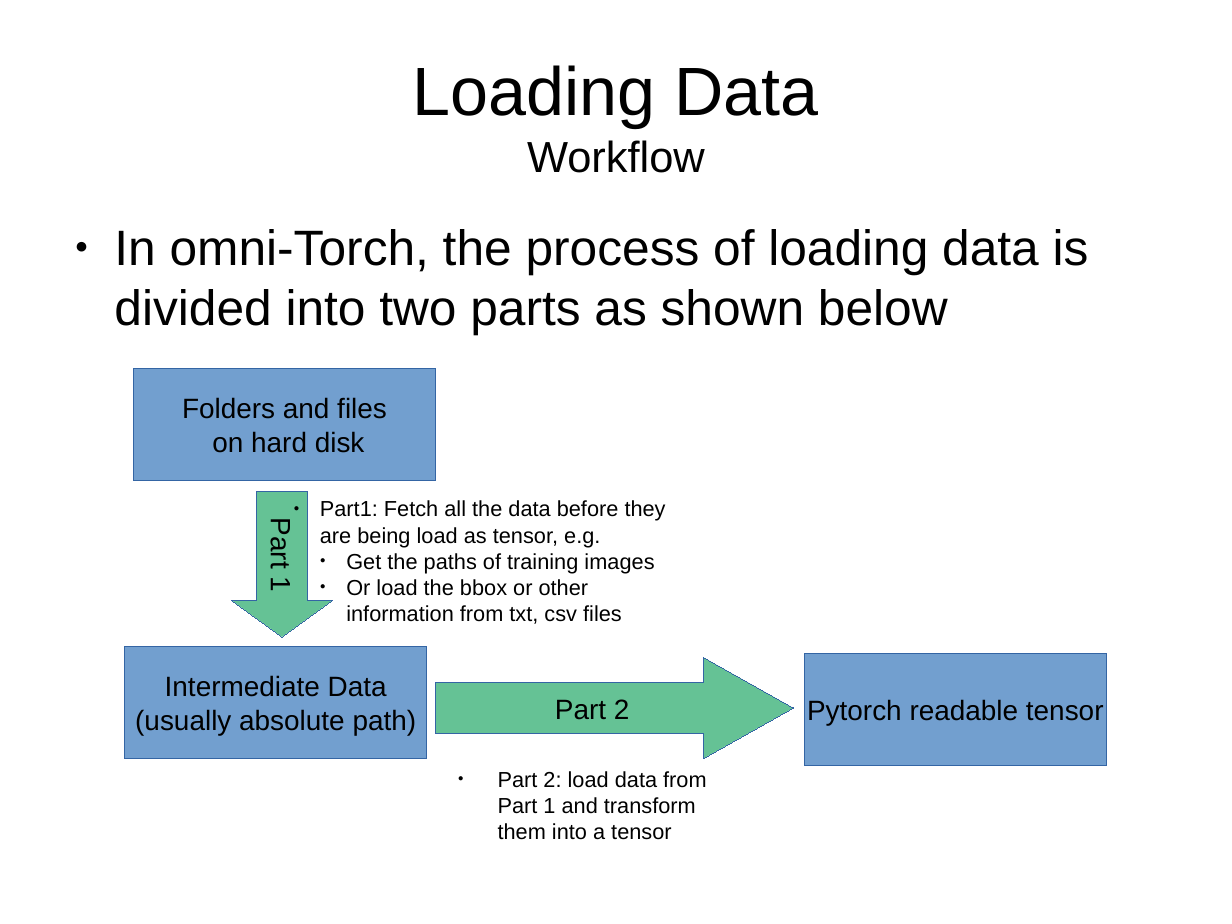
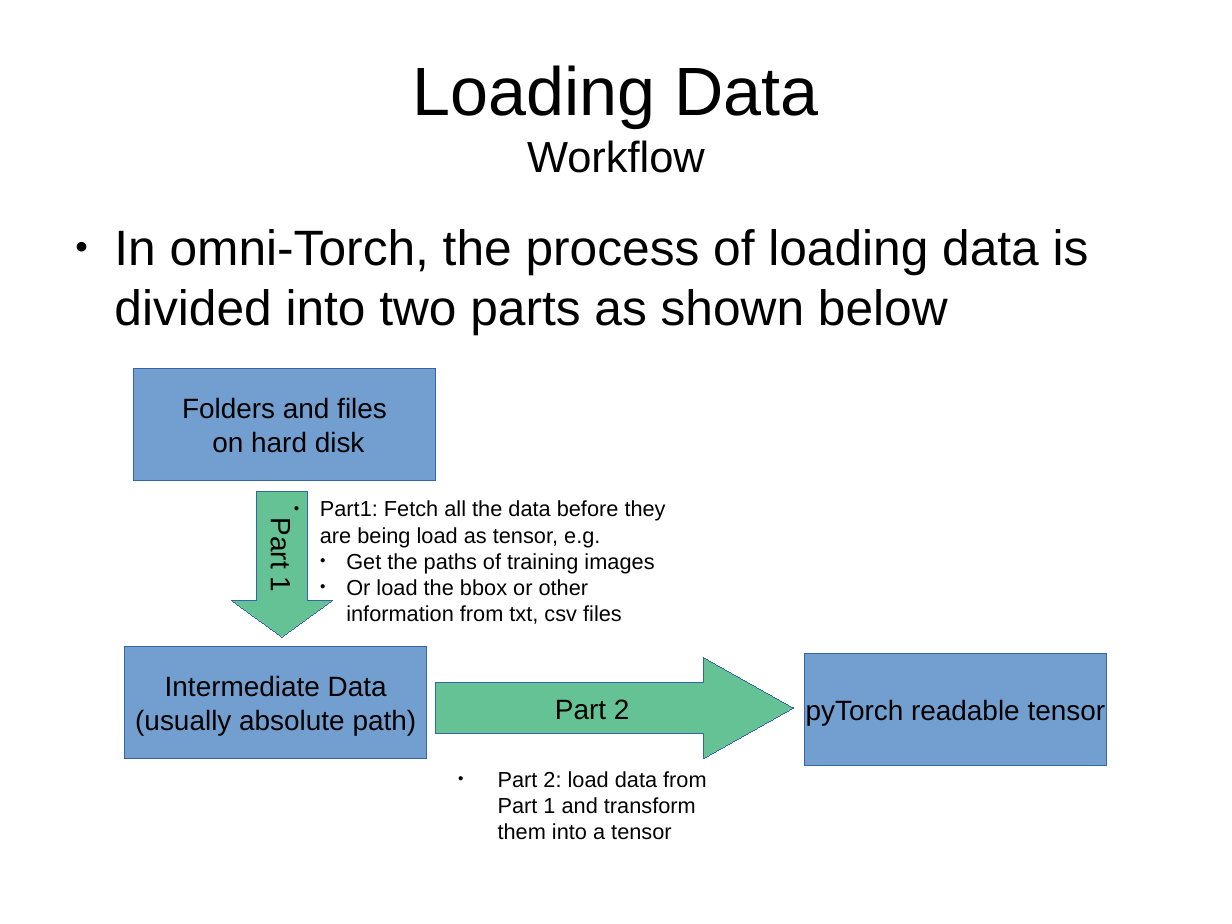
Before and after one commit to loveorchids/omni_torch, a slide deck: slide 6 of Documentations.odp. Drawn at 1232x924 pixels with LibreOffice and Linux fonts; fonts in the diff are those of the drawing. Boxes give left, top, right and bottom in pixels: in the first picture for what was removed or moved away, otherwise in the second. Text is boxed around its words. In the diff, an @@ line names an element or a change of style, - is before the commit and + after.

```diff
--- a/Documentations.odp
+++ b/Documentations.odp
@@ text in rectangle at [806,699,1106,725]: text changed @@
-Pytorch readable tensor
+pyTorch readable tensor
```
Also in this commit, not shown: 8 other slides changed, 1 other file.
